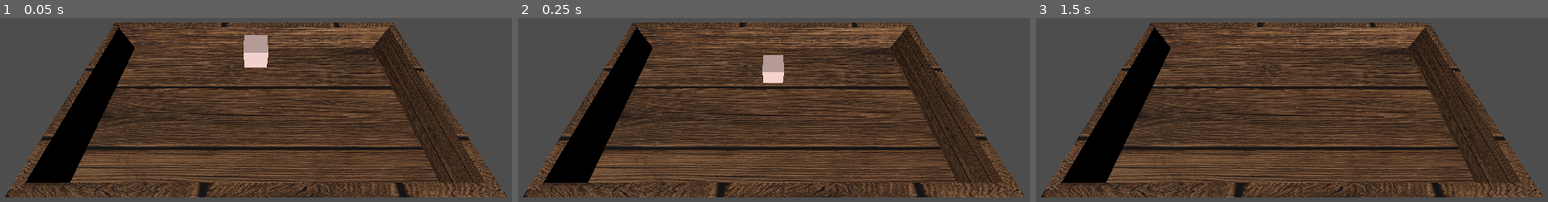
Above: before the commit, frames 1-3 (left to right).
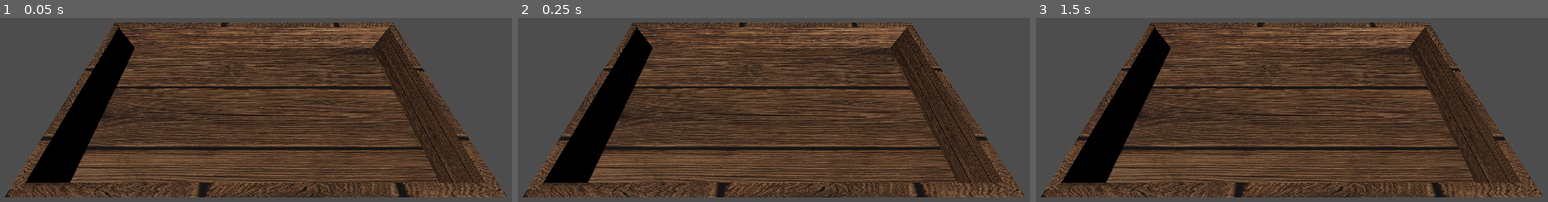
Above: after the commit, the same moments.

Repository: olegbogai-web/dicegame
Game: Godot game, scene res://ui/scenes/board.tscn
The game is run twice, just before and just after one commit, with the same random seed, the same clock (stepped at 60 frames per second) and the same inputs.
Inputs:
- Up to frame 1 (0.05 s): no input
- Up to frame 2 (0.25 s): no input
- Up to frame 3 (1.5 s): tap Enter at 1.25 s

The runs differ from the first frame. In frame 1, 0.8% of the frame differs, in the area x 47-53%, y 9-27%; in frame 2, 0.6%; in frame 3, nothing differs.
Error before the commit: Parse Error: Cannot infer the type of "base_pixel_size" variable because the value doesn't have a set type. (res://content/dice/dice_face_view.gd:27)

Commit message:
Revert "Add Dice system: Dice node, face view, definitions, and base cube scene"

Diff:
--- a/ui/scenes/board.tscn
+++ b/ui/scenes/board.tscn
@@ -1,7 +1,6 @@
-[gd_scene load_steps=3 format=3 uid="uid://0ssqyi084mdh"]
+[gd_scene format=3 uid="uid://0ssqyi084mdh"]
 
 [ext_resource type="Texture2D" uid="uid://dn66rechaasvk" path="res://assets/material/дерево.png" id="1_vhfsq"]
-[ext_resource type="PackedScene" path="res://content/resources/base_cube.tscn" id="2_ewl3r"]
 
 [sub_resource type="StandardMaterial3D" id="StandardMaterial3D_b47iq"]
 albedo_texture = ExtResource("1_vhfsq")
@@ -40,9 +39,6 @@
 material_override = SubResource("StandardMaterial3D_b47iq")
 mesh = SubResource("BoxMesh_w7xue")
 
-[node name="base_cube" parent="." instance=ExtResource("2_ewl3r")]
-transform = Transform3D(1, 0, 0, 0, 1, 0, 0, 0, 1, 0, 1.1, 0)
-
 [node name="test_camera" type="Camera3D" parent="." unique_id=1142329002]
 transform = Transform3D(1, 0, 0, 0, 0.57357645, 0.81915206, 0, -0.81915206, 0.57357645, -0.04113269, 2.3223188, 1.0388587)
 fov = 87.1875
